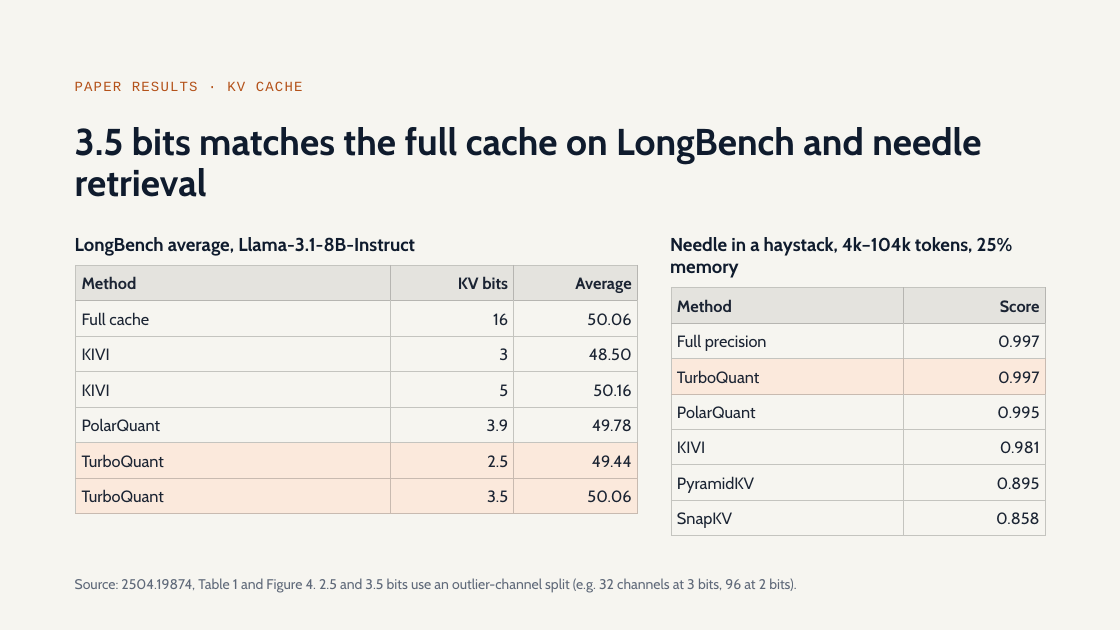
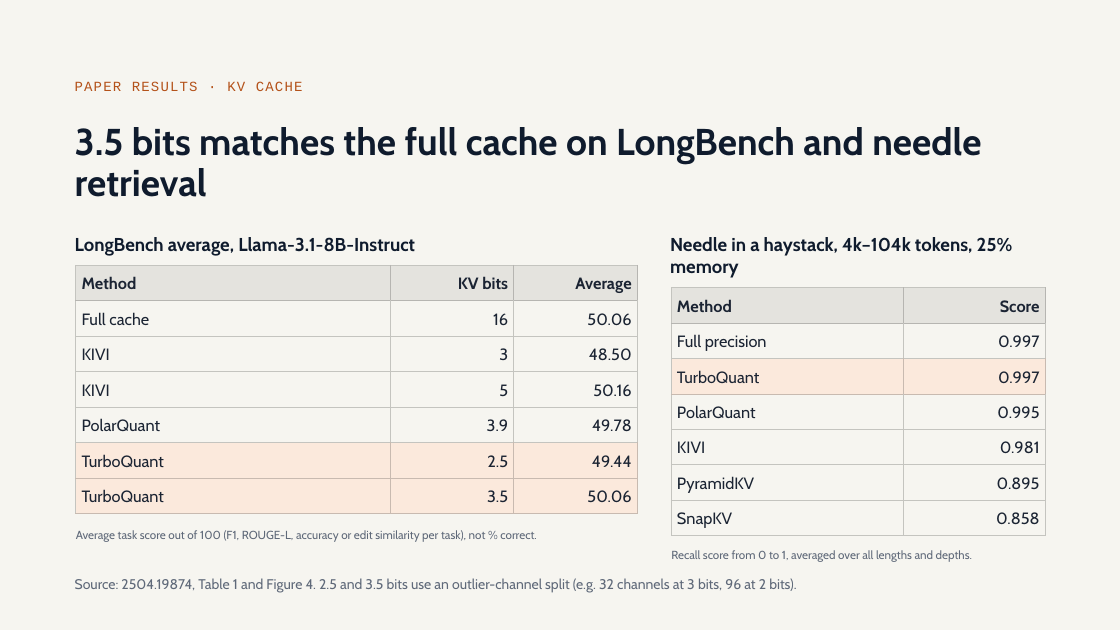
Before and after one commit to olonok69/TurboQuant_ML, a slide deck: slide 10 of docs/TurboQuant.pptx. Drawn at 1120x630 pixels with LibreOffice and Linux fonts; fonts in the diff are those of the drawing. Boxes give left, top, right and bottom in pixels: in the first picture for what was removed or moved away, otherwise in the second. Text is boxed around its words. In the diff, an @@ line names an element or a change of style, - is before the commit and + after.

```diff
--- a/docs/TurboQuant.pptx
+++ b/docs/TurboQuant.pptx
@@ text added at box(76, 530, 536, 542), 10 pt, text #5F6979 @@
+Average task score out of 100 (F1, ROUGE-L, accuracy or edit similarity per task), not % correct.
@@ text added at box(671, 550, 972, 562), 10 pt, text #5F6979 @@
+Recall score from 0 to 1, averaged over all lengths and depths.
```
Also in this commit, not shown: 2 other files.
